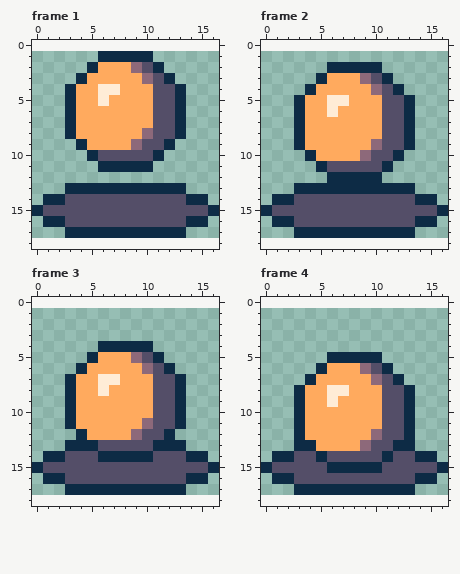
Two states of a pixel-art file, Assets/Sprites/turret_idle_anim.aseprite. The picture above is the old version.
17x17 pixels, 6 frames. Shown: frame 1, frame 2, frame 3, frame 4. The old version is drawn lined up with the new one, on the new canvas. The commit also changed other frames, which this record leaves out.
Now the later version:
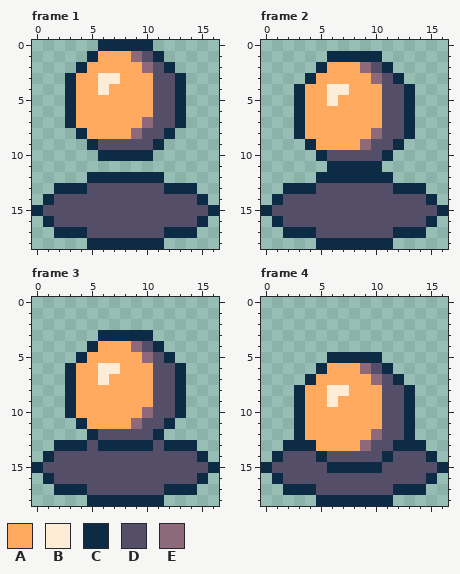
Palette (. is transparent): A #ffaa5e  B #ffecd6  C #0d2b45  D #544e68  E #8d697a
The exact change:
canvas 17x17 -> 17x19, the old top-left corner now at 0,1
Frame 1:
y 0: x 6..10 ..... -> CCCCC
y 1: x 5..11 .CCCCC. -> CAAAEDC
y 2: x 4..5 .C -> CA; x 9..12 EDC. -> AEDC
y 3: x 3..4 .C -> CA; x 6..7 AA -> BB; x 10 E -> A; x 12..13 C. -> DC
y 4: x 7 B -> A
y 5: x 6 B -> A
y 7: x 10 A -> E
y 8: x 3..4 CA -> .C; x 9..10 AE -> ED; x 12..13 DC -> C.
y 9: x 4..9 CAAAAE -> .CDDDD; x 11..12 DC -> C.
y 10: x 5..11 CDDDDDC -> .CCCCC.
y 11: x 6..10 CCCCC -> .....
y 12: x 5..11 ....... -> CCCCCCC
y 13: x 2 . -> C; x 5..11 CCCCCCC -> DDDDDDD; x 14 . -> C
y 14: x 2 C -> D; x 14 C -> D
y 16: x 2 C -> D; x 14 C -> D
y 17: x 2 . -> C; x 5..11 CCCCCCC -> DDDDDDD; x 14 . -> C
y 18: x 5..11 ....... -> CCCCCCC
Frame 2:
y 1: x 6..10 ..... -> CCCCC
y 2: x 5..11 .CCCCC. -> CAAAEDC
y 3: x 4..5 .C -> CA; x 9..12 EDC. -> AEDC
y 4: x 3..4 .C -> CA; x 6..7 AA -> BB; x 10 E -> A; x 12..13 C. -> DC
y 5: x 7 B -> A
y 6: x 6 B -> A
y 8: x 10 A -> E
y 9: x 3..4 CA -> .C; x 9..10 AE -> ED; x 12..13 DC -> C.
y 10: x 4..9 CAAAAE -> .CDDDD; x 11..12 DC -> C.
y 11: x 5..11 CDDDDDC -> .CCCCC.
y 12: x 5 . -> C; x 11 . -> C
y 13: x 2 . -> C; x 5..11 CCCCCCC -> DDDDDDD; x 14 . -> C
y 14: x 2 C -> D; x 14 C -> D
y 16: x 2 C -> D; x 14 C -> D
y 17: x 2 . -> C; x 5..11 CCCCCCC -> DDDDDDD; x 14 . -> C
y 18: x 5..11 ....... -> CCCCCCC
Frame 3:
y 3: x 6..10 ..... -> CCCCC
y 4: x 5..11 .CCCCC. -> CAAAEDC
y 5: x 4..5 .C -> CA; x 9..12 EDC. -> AEDC
y 6: x 3..4 .C -> CA; x 6..7 AA -> BB; x 10 E -> A; x 12..13 C. -> DC
y 7: x 7 B -> A
y 8: x 6 B -> A
y 10: x 10 A -> E
y 11: x 3..4 CA -> .C; x 9..10 AE -> ED; x 12..13 DC -> C.
y 12: x 4..9 CAAAAE -> .CDDDD; x 11..12 DC -> C.
y 13: x 2 . -> C; x 5..11 CDDDDDC -> DCCCCCD; x 14 . -> C
y 14: x 2 C -> D; x 6..10 CCCCC -> DDDDD; x 14 C -> D
y 16: x 2 C -> D; x 14 C -> D
y 17: x 2 . -> C; x 5..11 CCCCCCC -> DDDDDDD; x 14 . -> C
y 18: x 5..11 ....... -> CCCCCCC
Frame 4:
y 13: x 2 . -> C; x 14 . -> C
y 14: x 2 C -> D; x 14 C -> D
y 16: x 2 C -> D; x 14 C -> D
y 17: x 2 . -> C; x 5..11 CCCCCCC -> DDDDDDD; x 14 . -> C
y 18: x 5..11 ....... -> CCCCCCC
Boxes around the changes in both pictures, in picture pixels (x1, y1, x2, y2):
changed: (54, 40, 197, 249)
changed: (283, 51, 426, 249)
changed: (54, 330, 197, 506)
changed: (283, 440, 426, 506)
